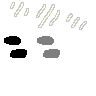
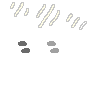
Before/after of a 96×96 layered artwork. What changed in the layer stack:
removed layer "Layer copy" (was 50%) over [37, 36, 60, 58]
added layer "Pasted Layer #2" (37%) above "Pasted Layer #1" over [47, 41, 59, 53]
added layer "Layer #1" (58%) above "Layer" over [18, 41, 30, 53]
hid "Layer" over [4, 36, 27, 58]
